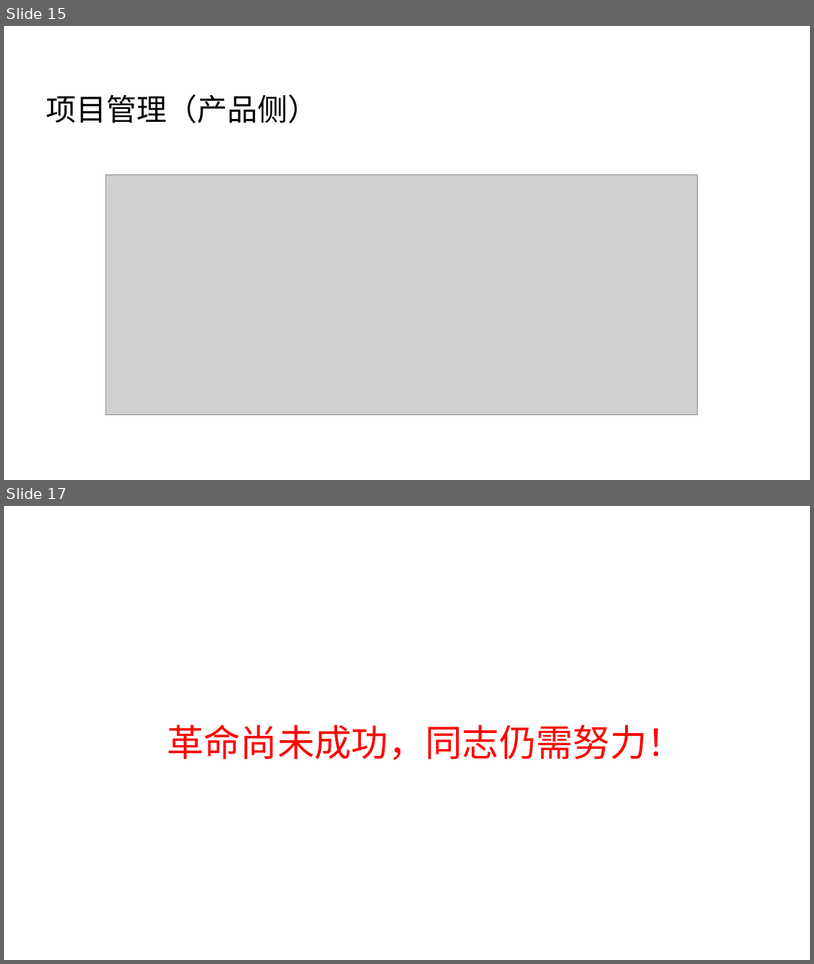
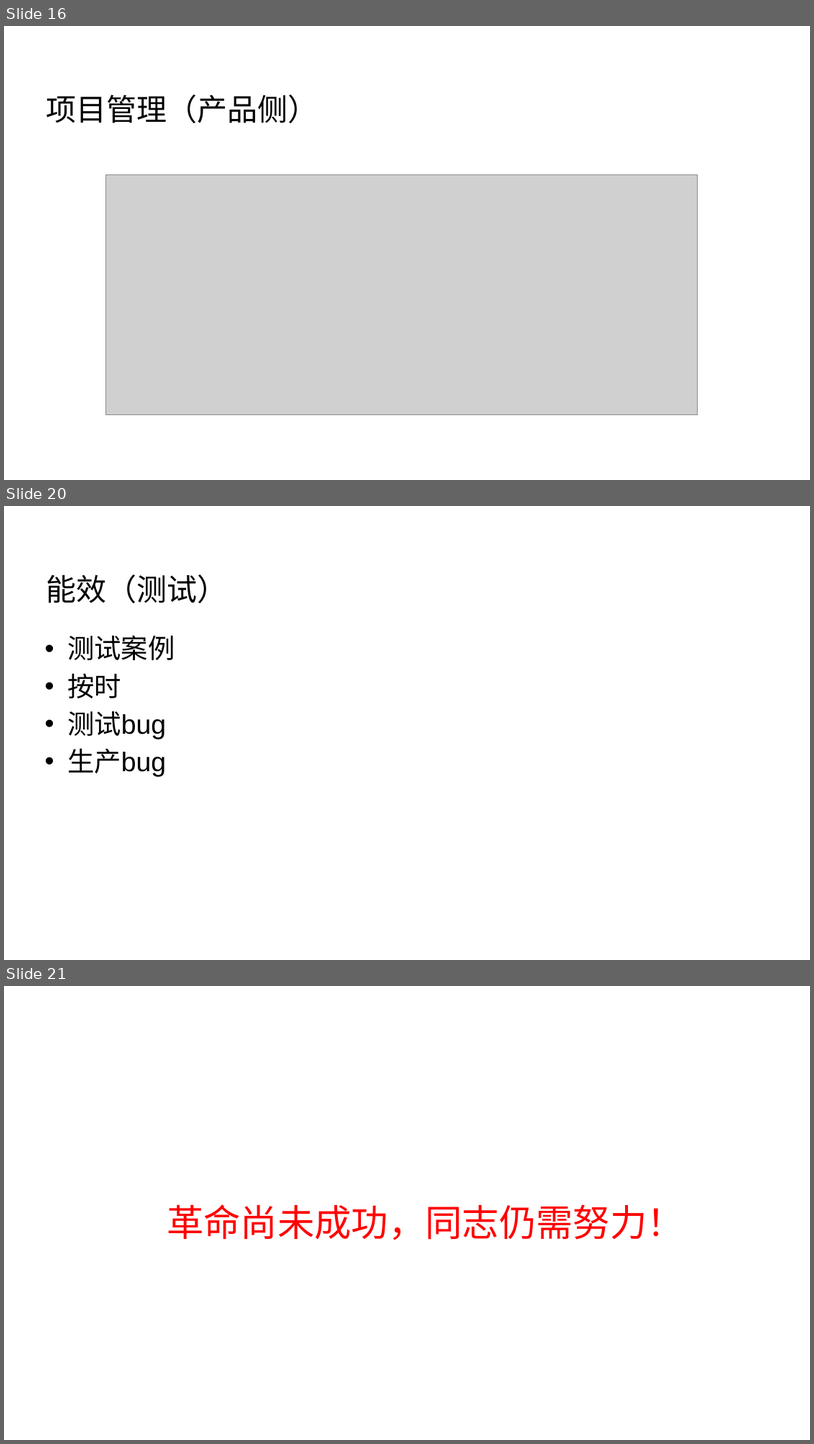
Before and after one commit to Wang-Ray/Wang-Ray.github.io, a slide deck: assets/attachment/关于软件架构 - v2.pptx. Shown one above the other, each under a label of ours: slides 15 and 17 before the commit, slides 16, 20 and 21 after it; the slides between them are not shown. The pictures are 814x964 and 814x1444 pixels, drawn with LibreOffice and Linux fonts; fonts in the diff are those of the drawing; grey boxes stand for pictures; background and template pictures are left out. Boxes give left, top, right and bottom in pixels: in the first picture for what was removed or moved away, otherwise in the second. Text is boxed around its words. In the diff, an @@ line names an element or a change of style, - is before the commit and + after.

```diff
--- a/assets/attachment/关于软件架构 - v2.pptx
+++ b/assets/attachment/关于软件架构 - v2.pptx
@@ slide 20 added at [4, 506, 810, 960], background picture (left out) @@
@@ title added at [46, 574, 227, 603], 36 pt, text #000000 @@
+能效（测试）
@@ text added at [67, 635, 175, 777], 32 pt, text #000000 @@
+• 测试案例
+• 按时
+• 测试bug
+• 生产bug
@@ what was slide 15 is now slide 16 @@
@@ what was slide 17 is now slide 21 @@
```
Also in this commit, not shown: 5 slides changed, 3 other slides added, 5 other files.
